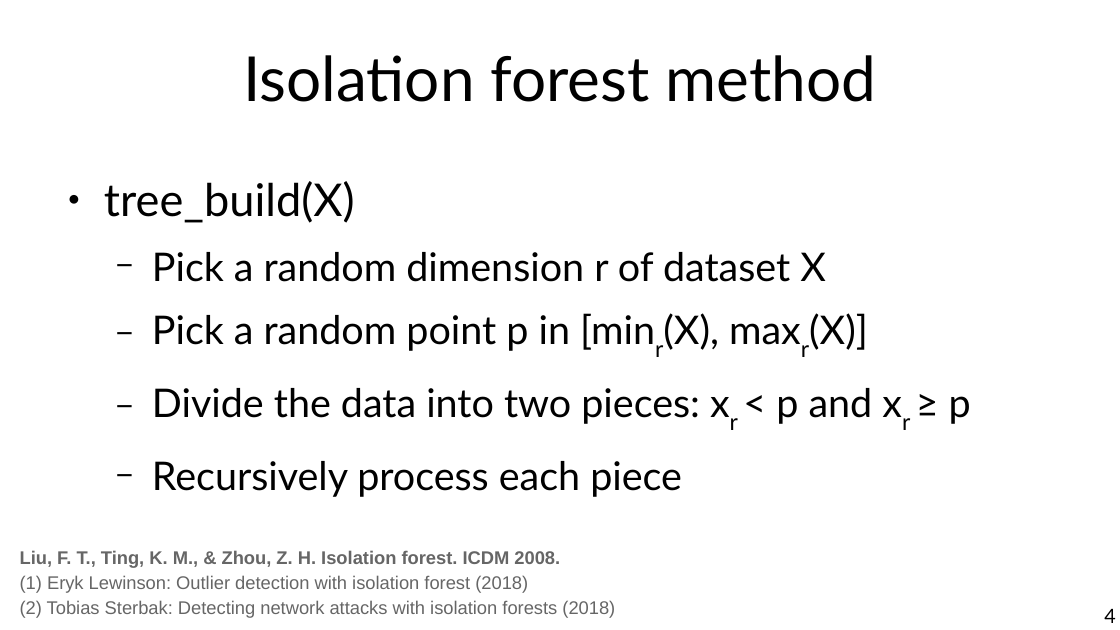
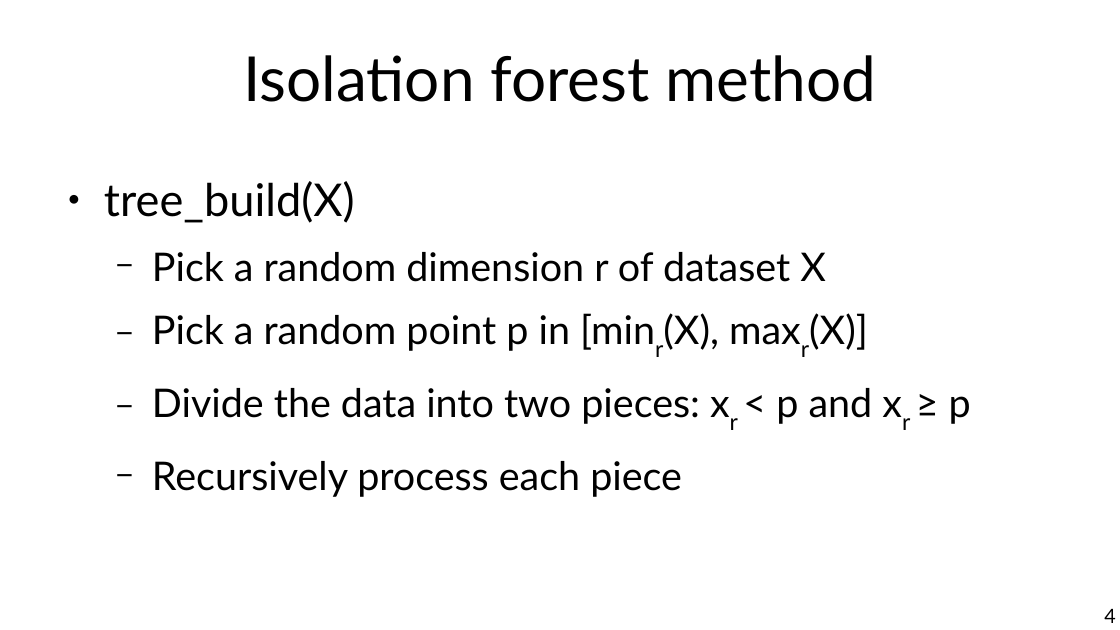
Before and after one commit to marco-calautti/data-mining-course, a slide deck: slide 4 of theory/tt21_outliers_isolation.odp. Drawn at 1120x630 pixels with LibreOffice and Linux fonts; fonts in the diff are those of the drawing. Boxes give left, top, right and bottom in pixels: in the first picture for what was removed or moved away, otherwise in the second. Text is boxed around its words. In the diff, an @@ line names an element or a change of style, - is before the commit and + after.

Commit message:
Isolation forest source

```diff
--- a/theory/tt21_outliers_isolation.odp
+++ b/theory/tt21_outliers_isolation.odp
@@ text removed at (20, 550, 615, 618) @@
-Liu, F. T., Ting, K. M., & Zhou, Z. H. Isolation forest. ICDM 2008.
-(1) Eryk Lewinson: Outlier detection with isolation forest (2018)
-(2) Tobias Sterbak: Detecting network attacks with isolation forests (2018)
```
Also in this commit, not shown: 9 other slides changed, 1 slide added, 1 slide removed.
